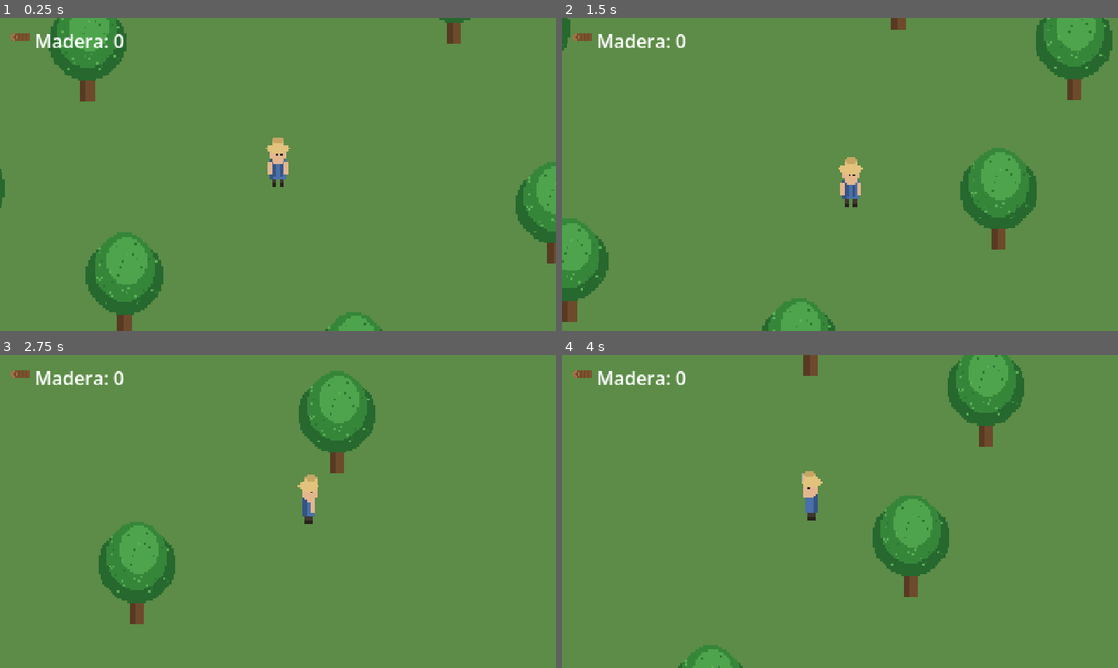
Above: before the commit, frames 1-4 (two rows, left to right).
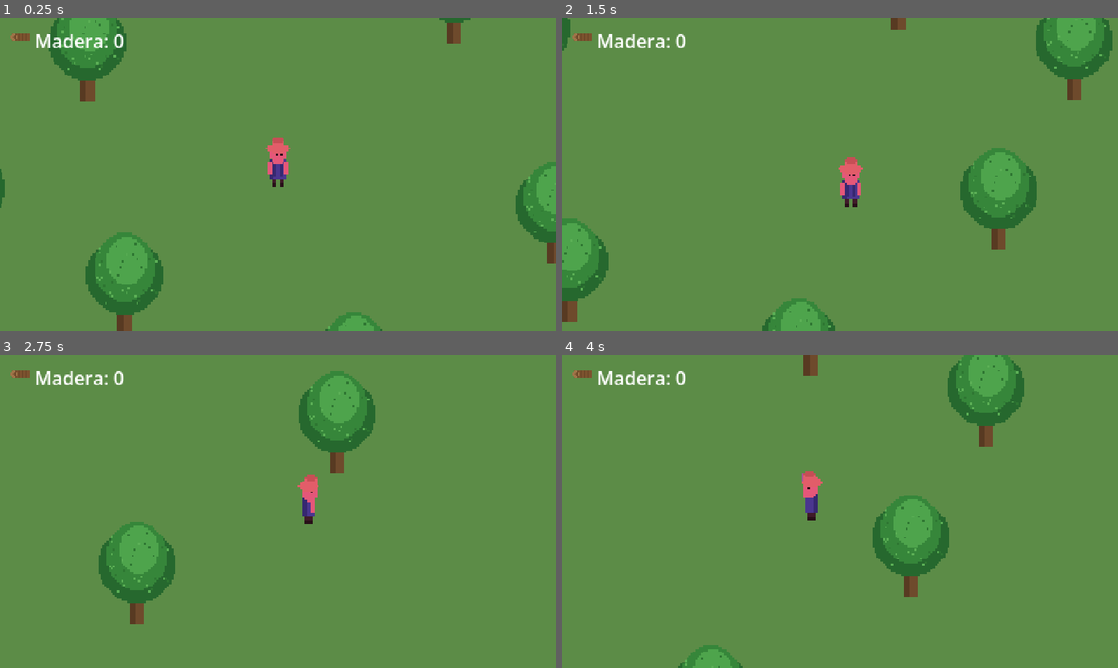
Above: after the commit, the same moments.

Repository: estebanrfp/godot-genosdb
Game: Godot game, scene res://scenes/world.tscn
Same seed, same stepped clock (60 frames per second), same inputs: the game is played once before the commit and once after it.
Inputs:
- Up to frame 1 (0.25 s): no input
- Up to frame 2 (1.5 s): tap Enter at 0.5 s; hold D (move_right) 0.53-1.28 s; tap Space (chop) at 0.6, 0.77, 1.07, 1.35 s; hold S (move_down) from 1.28 s (still down)
- Up to frame 3 (2.75 s): tap Space (chop) at 1.52, 1.82, 2.1 s; release S (move_down) at 2.03 s; hold D (move_right) from 2.03 s (still down)
- Up to frame 4 (4 s): release D (move_right) at 2.78 s; hold W (move_up) 2.78-3.53 s; tap Space (chop) at 2.85, 3.02, 3.32, 3.6, 3.77 s; hold A (move_left) from 3.53 s (still down)

The runs differ from the first frame. In frame 1, 0.4% of the frame differs, in the area x 47-53%, y 38-53%; in frame 2, 0.4%, in the area x 49-55%, y 44-60%; in frame 3, 0.4%; in frame 4, 0.4%.

Commit message:
Demo: per-player colors, readable labels, ghost cleanup
- Each player picks a vivid tint (palette, no greens) and broadcasts it, so every
  peer renders that player in the same color (consistent identity).
- Remote labels get an outline + the player's color, and remotes stay hidden
  until their first position arrives (no pile-up at 0,0).
- Cull remotes with no updates for 8s (peers that left without a clean leave).

Co-Authored-By: Claude Opus 4.8 (1M context) <noreply@anthropic.com>

Diff:
--- a/scripts/player.gd
+++ b/scripts/player.gd
@@ -1,8 +1,8 @@
 extends CharacterBody2D
 
-## Top-down farmer with a full animation set: idle / walk / chop in 4 directions
-## (side mirrored for left). Press "chop" near a tree to hit it. Wood lives here for
-## now; the multiplayer layer will route it through GenosDB.
+## Top-down farmer (the local player). Picks a random tint at startup and
+## broadcasts it, so every peer sees this player in the same color (a simple,
+## consistent identity without needing a seed). Wood lives here.
 
 const SPEED := 82.0
 const CHOP_TIME := 0.32
@@ -13,12 +13,23 @@
 var dir_name := "down"
 var wood := 0
 var chop_timer := 0.0
+var color := Color.WHITE
+
+## Vivid tints that all contrast with the green farm (no greens that camouflage).
+const PALETTE := [
+	Color("ff5a5a"), Color("4aa3ff"), Color("ffb14a"), Color("c77dff"),
+	Color("ff7ad9"), Color("ffe14a"), Color("ff8c42"), Color("63e6ff"),
+	Color("ffffff"), Color("b0b0ff"),
+]
 
 @onready var anim: AnimatedSprite2D = $AnimatedSprite2D
 @onready var chop_area: Area2D = $ChopArea
 
 func _ready() -> void:
 	add_to_group("player")
+	randomize()
+	color = PALETTE[randi() % PALETTE.size()]   # distinct, readable tint per player
+	anim.modulate = color
 
 func _physics_process(delta: float) -> void:
 	var input := Input.get_vector("move_left", "move_right", "move_up", "move_down")
--- a/scripts/remote_player.gd
+++ b/scripts/remote_player.gd
@@ -1,7 +1,9 @@
 extends Node2D
 
-## A non-controllable farmer driven by a peer's network state. Smoothly interpolates
-## to the last received position and mirrors the peer's animation.
+## A non-controllable farmer driven by a peer's network state. Hidden until its
+## first position arrives (so peers don't pile up at 0,0), tinted with the peer's
+## broadcast color, and its name label gets an outline + matching color so
+## overlapping labels stay readable.
 
 @onready var anim: AnimatedSprite2D = $AnimatedSprite2D
 @onready var label: Label = $Label
@@ -9,17 +11,27 @@
 var _target := Vector2.ZERO
 var _init := false
 
+func _ready() -> void:
+	visible = false
+	label.add_theme_color_override("font_outline_color", Color(0, 0, 0, 0.9))
+	label.add_theme_constant_override("outline_size", 4)
+
 func set_label(text: String) -> void:
 	label.text = text
 
-## Apply a state packet {x, y, a(nim), f(lip)} from the owning peer.
+## Apply a state packet {x, y, a(nim), f(lip), c(olor)} from the owning peer.
 func receive_state(data: Dictionary) -> void:
 	_target = Vector2(float(data.get("x", 0.0)), float(data.get("y", 0.0)))
 	if not _init:
 		global_position = _target   # snap on first packet
 		_init = true
+		visible = true
 	anim.play(str(data.get("a", "idle_down")))
 	anim.flip_h = bool(data.get("f", false))
+	if data.has("c"):
+		var col := Color.html(str(data["c"]))
+		anim.modulate = col
+		label.add_theme_color_override("font_color", col.lightened(0.35))
 
 func _process(delta: float) -> void:
 	if _init:
--- a/scripts/world.gd
+++ b/scripts/world.gd
@@ -6,11 +6,13 @@
 const REMOTE_PLAYER := preload("res://scenes/remote_player.tscn")
 const ROOM_ID := "granja-genosdb-demo"
 const SEND_INTERVAL := 0.06   ## ~16 Hz position broadcast
+const STALE_MS := 8000        ## drop a remote with no updates for this long (ghost cleanup)
 
 @onready var player: CharacterBody2D = $Player
 
-var _remotes: Dictionary = {}   ## peerId -> remote farmer node
-var _trees: Dictionary = {}     ## tree_id -> tree node
+var _remotes: Dictionary = {}     ## peerId -> remote farmer node
+var _last_seen: Dictionary = {}   ## peerId -> last update time (ms)
+var _trees: Dictionary = {}       ## tree_id -> tree node
 var _send_accum := 0.0
 
 func _ready() -> void:
@@ -34,7 +36,9 @@
 			"y": player.global_position.y,
 			"a": player.anim.animation,
 			"f": player.anim.flip_h,
+			"c": player.color.to_html(false),
 		})
+	_cull_stale()
 
 # --- Players (ephemeral channel) ---
 
@@ -46,18 +50,31 @@
 	add_child(r)
 	r.set_label(id.substr(0, 4))
 	_remotes[id] = r
+	_last_seen[id] = Time.get_ticks_msec()
 
 func _on_peer_leave(id: String) -> void:
-	if _remotes.has(id):
-		_remotes[id].queue_free()
-		_remotes.erase(id)
+	_drop(id)
 
 func _on_message(id: String, data: Dictionary) -> void:
 	if not _remotes.has(id):
 		_on_peer_join(id)
+	_last_seen[id] = Time.get_ticks_msec()
 	var r: Node = _remotes.get(id)
 	if r:
 		r.receive_state(data)
+
+## Remove peers that left without a clean peer:leave (closed tab, lost connection).
+func _cull_stale() -> void:
+	var now := Time.get_ticks_msec()
+	for id in _remotes.keys():
+		if now - int(_last_seen.get(id, now)) > STALE_MS:
+			_drop(id)
+
+func _drop(id: String) -> void:
+	if _remotes.has(id):
+		_remotes[id].queue_free()
+		_remotes.erase(id)
+	_last_seen.erase(id)
 
 # --- Trees (persistent graph) ---
 
Not shown, changed: docs/index.html
Not shown, changed: docs/index.pck
